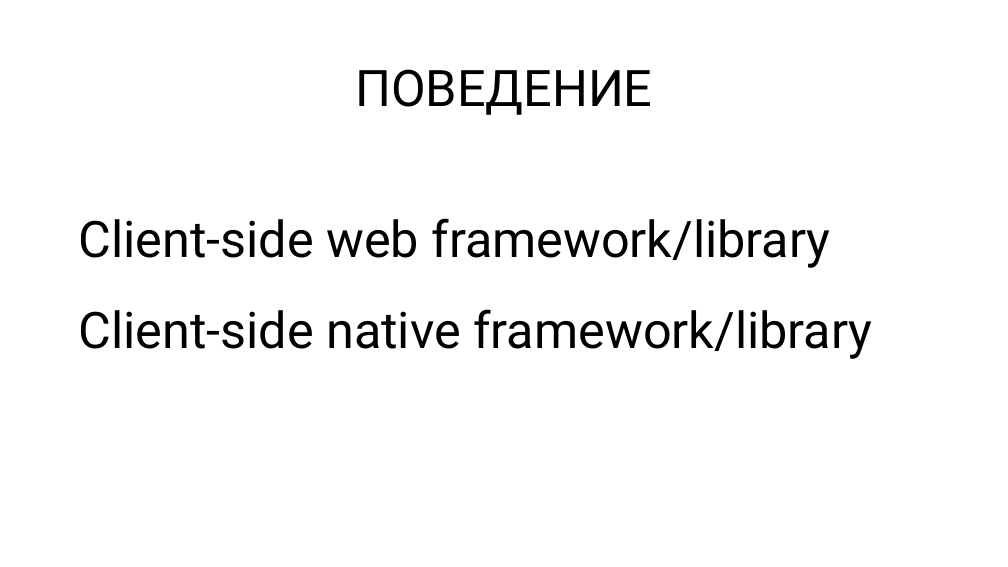
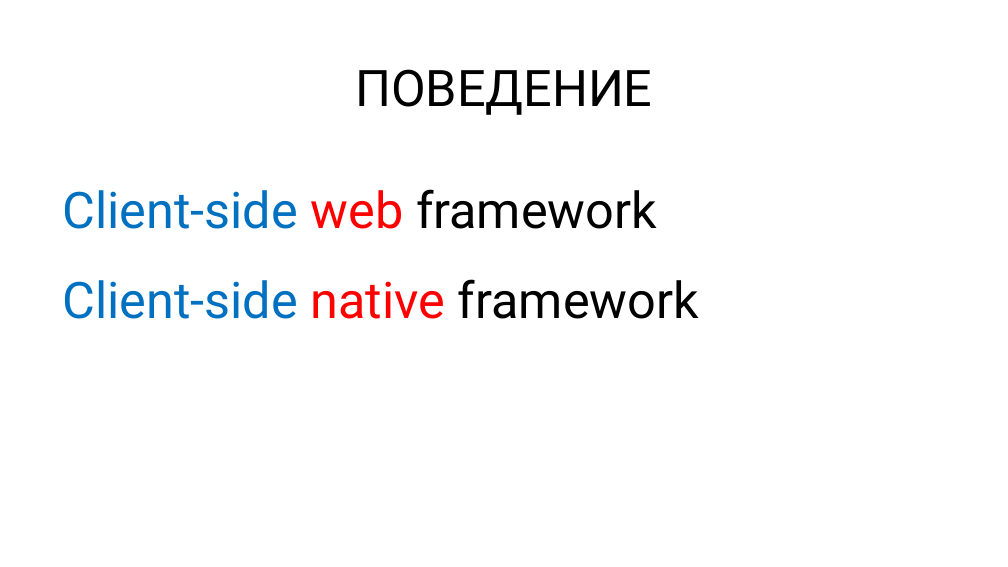
Before and after one commit to rkhaimov/brain-gym, a slide deck: slide 25 of Презентация.pptx (slide 35 before the commit). Drawn at 1008x567 pixels with LibreOffice and Linux fonts; fonts in the diff are those of the drawing. Boxes give left, top, right and bottom in pixels: in the first picture for what was removed or moved away, otherwise in the second. Text is boxed around its words. In the diff, an @@ line names an element or a change of style, - is before the commit and + after.

```diff
--- a/Презентация.pptx
+++ b/Презентация.pptx
@@ text at <box>62,189,699,319</box>: text changed; text colour #000000 to #0070C0 @@
-Client-side web framework/library
-Client-side native framework/library
+Client-side web framework
+Client-side native framework
```
Also in this commit, not shown: 2 other slides changed, 33 slides added, 4 slides removed.
